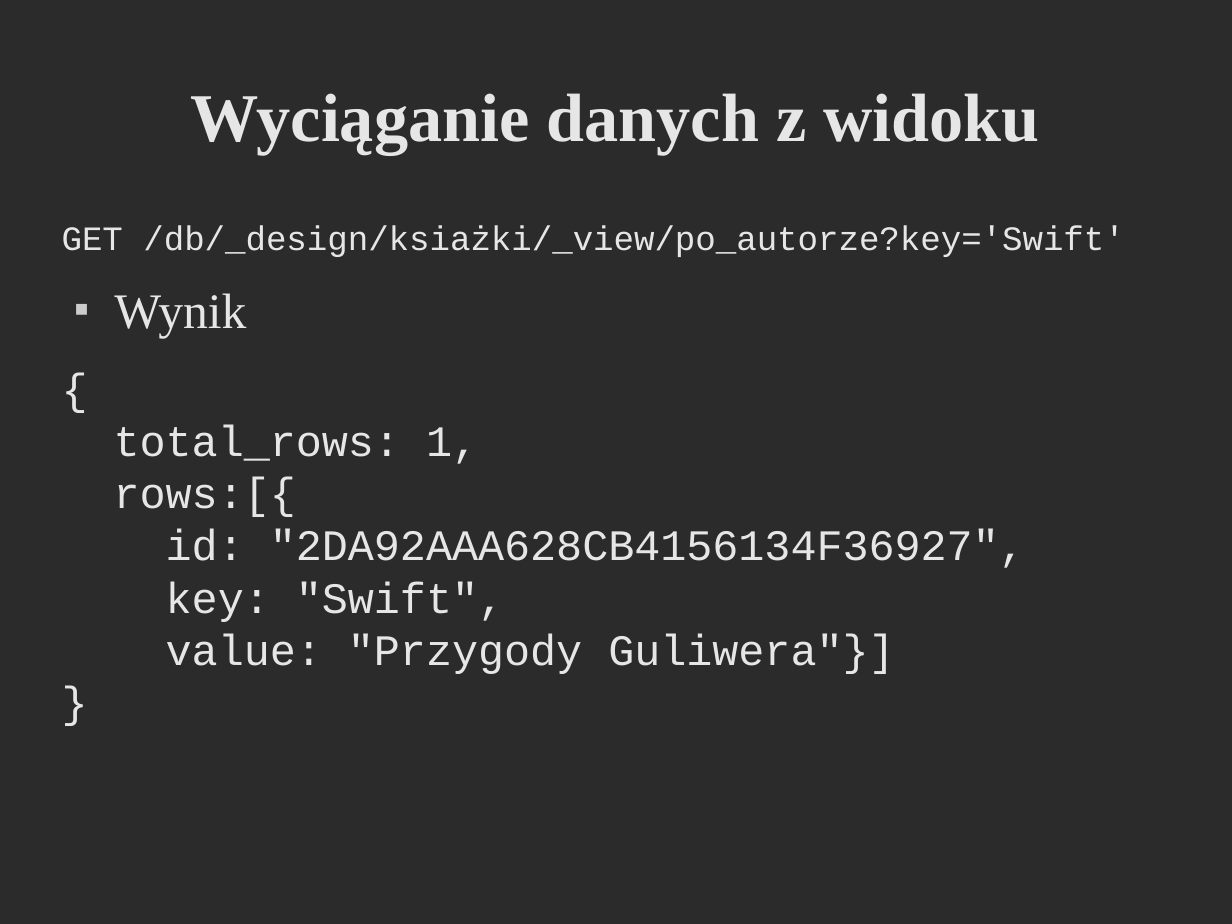
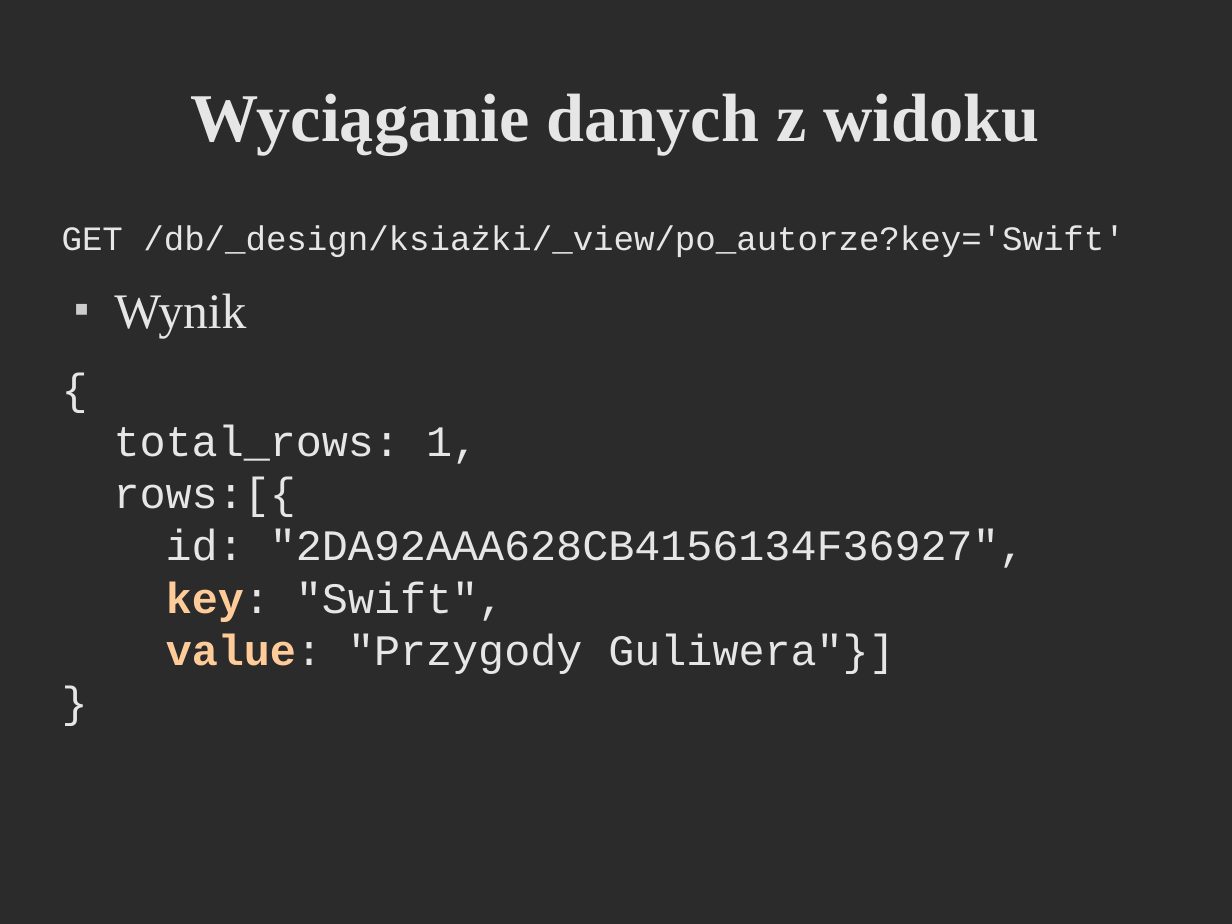
Before and after one commit to godfryd/checking-couchdb, a slide deck: slide 11 of checking-couchdb.odp. Drawn at 1232x924 pixels with LibreOffice and Linux fonts; fonts in the diff are those of the drawing; background and template pictures are left out; a plain dark background stands for a picture behind light text. Boxes give left, top, right and bottom in pixels: in the first picture for what was removed or moved away, otherwise in the second. Text is boxed around its words. In the diff, an @@ line names an element or a change of style, - is before the commit and + after.

```diff
--- a/checking-couchdb.odp
+++ b/checking-couchdb.odp
@@ text at [166, 581, 894, 674]: text colour #E6E6E6 to #FFCC99, bold on in "key:", "value:" @@
```
Also in this commit, not shown: 8 other slides changed, 6 slides added, 5 slides removed.
